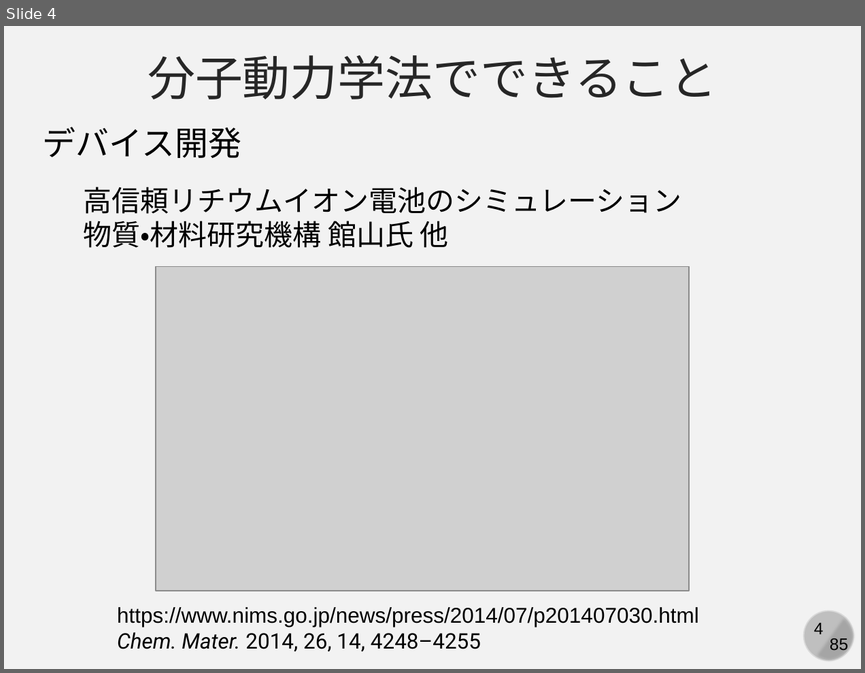
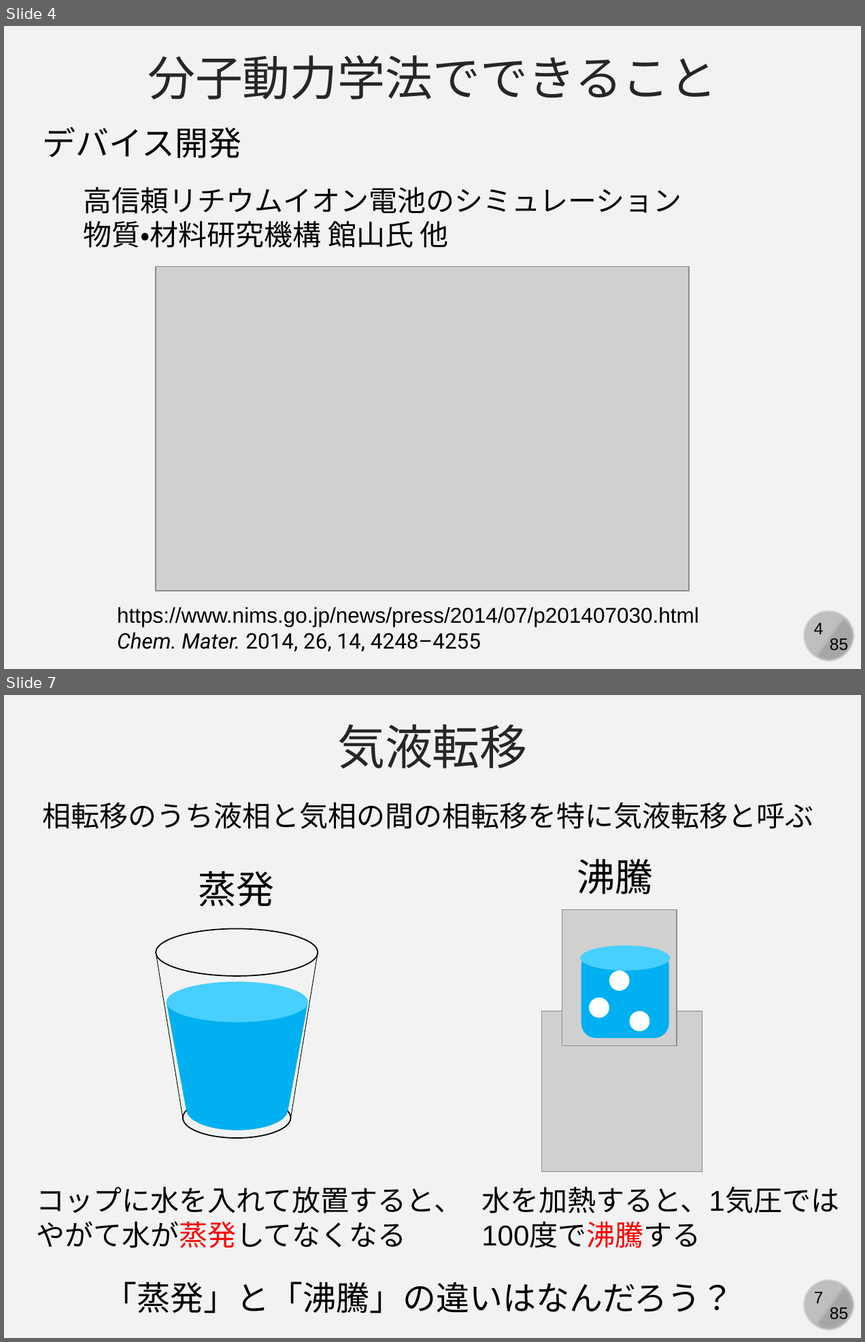
Before and after one commit to kaityo256/yamagata2022, a slide deck: 05_md_advanced/yamagata05.pptx. Shown one above the other, each under a label of ours: slide 4 before the commit, slides 4 and 7 after it; the slides between them are not shown. The pictures are 865x673 and 865x1342 pixels, drawn with LibreOffice and Linux fonts; fonts in the diff are those of the drawing; grey boxes stand for pictures. Boxes give left, top, right and bottom in pixels: in the first picture for what was removed or moved away, otherwise in the second. Text is boxed around its words. In the diff, an @@ line names an element or a change of style, - is before the commit and + after.

```diff
--- a/05_md_advanced/yamagata05.pptx
+++ b/05_md_advanced/yamagata05.pptx
@@ slide 7 added at [4,695,861,1338], background #F2F2F2; not listed: 4 template elements that a slide beside it also shows @@
@@ text added at [337,724,528,768], 40 pt, text #262626 @@
+気液転移
@@ text added at [43,802,814,829], 24 pt, text #000000 @@
+相転移のうち液相と気相の間の相転移を特に気液転移と呼ぶ
@@ text added at [198,871,274,906], 32 pt, text #000000 @@
+蒸発
@@ text added at [577,859,653,894], 32 pt, text #000000 @@
+沸騰
@@ picture added at [562,909,677,1045] @@
@@ ellipse added at [581,945,670,970], fill #47CFFF @@
@@ rounded rectangle added at [581,950,669,1038], fill #00B0F0 @@
@@ ellipse added at [609,970,630,991], fill #FFFFFF @@
@@ group added at [156,929,317,1137]: 4 ellipses, 2 lines, 1 trapezoid @@
@@ ellipse added at [589,998,610,1018], fill #FFFFFF @@
@@ picture added at [541,1011,702,1172] @@
@@ ellipse added at [630,1011,650,1032], fill #FFFFFF @@
@@ text added at [36,1186,462,1248], 24 pt, text #000000 @@
+コップに水を入れて放置すると、
+やがて水が蒸発してなくなる
@@ text added at [481,1186,839,1248], 24 pt, text #000000 @@
+水を加熱すると、1気圧では
+100度で沸騰する
@@ text added at [103,1281,734,1313], 28 pt, text #000000 @@
+「蒸発」と「沸騰」の違いはなんだろう？
```
Also in this commit, not shown: 1 slide changed, 1 other slide added, 1 other file.
